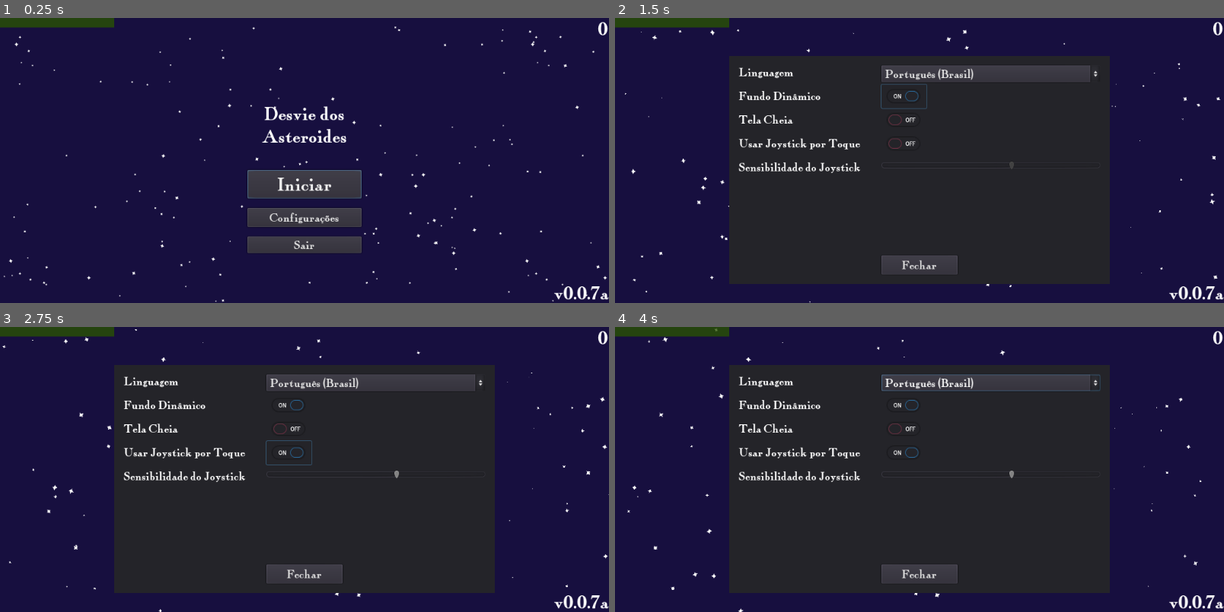
Above: before the commit, frames 1-4 (two rows, left to right).
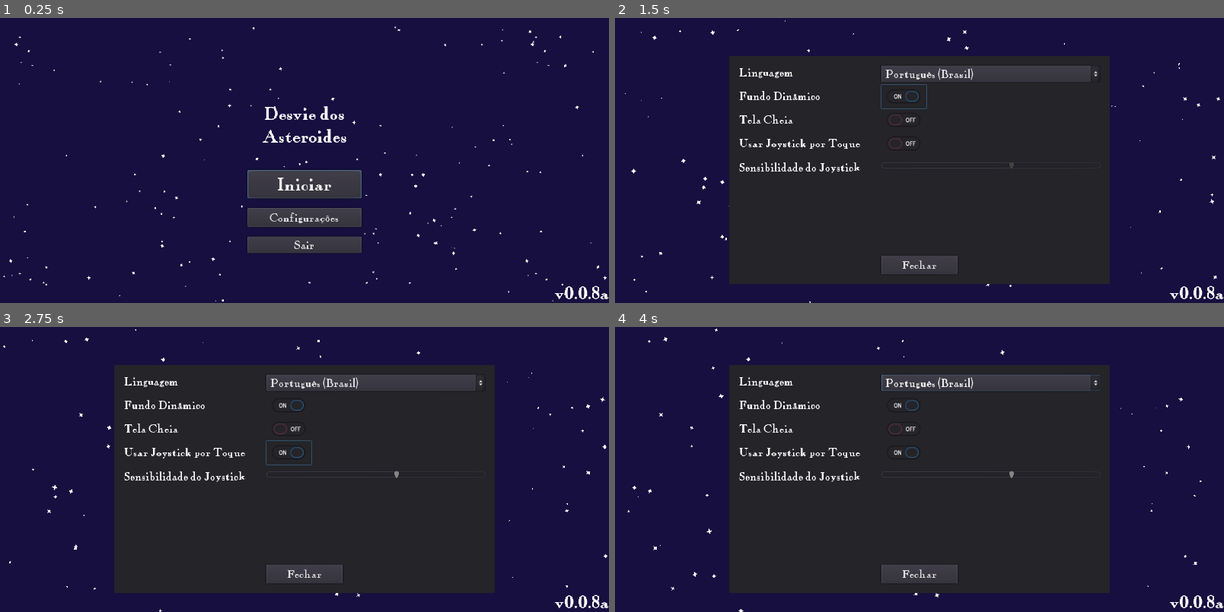
Above: after the commit, the same moments.

Repository: cao-ancap/asteroids
Game: Godot game, scene res://Game.tscn
Same seed, same stepped clock (60 frames per second), same inputs: the game is played once before the commit and once after it. Before the commit the project starts from res://GameScreen.tscn.
Inputs (mouse positions are in pixels of both pictures, inside the frame that each line leads up to):
- Up to frame 1 (0.25 s): no input
- Up to frame 2 (1.5 s): click "Configurações" at 0.5 s; click (901, 97) at 1.25 s
- Up to frame 3 (2.75 s): click (286, 452) at 2 s
- Up to frame 4 (4 s): click "Português (Brasil)" at 2.75 s; click "Fechar" at 3.5 s

The runs differ from the first frame. In frame 1, 1.7% of the frame differs, in the area x 0-100%, y 0-100%; in frame 2, 1.9%; in frame 3, 1.8%; in frame 4, 1.9%.

Commit message:
Corrigidos bugs e melhorada estrutura

Diff:
--- a/GameScreen.gd
+++ b/Game.gd
@@ -7,7 +7,7 @@
 
 
 func _ready():
-	$StarfieldParallax.start(world_speed)
+	config_dynamic_background()
 	$Player.joystick = $HUD/Joystick
 
 
@@ -18,15 +18,17 @@
 	$Player.start($StartPosition.position)
 	$StartTimer.start()
 	$HUD.update_score(score)
-	$HUD.show_message("Get Ready")
+	$HUD.show()
+	$Menu.show_message("Get Ready")
 	$BackgroundMusic.play()
 
 
 func game_over():
 	$ScoreTimer.stop()
 	$AsteroidTimer.stop()
-	$HUD.show_game_over()
+	$Menu.show_game_over()
 	$BackgroundMusic.stop()
+	$HUD.hide()
 
 
 func _on_ScoreTimer_timeout():
@@ -66,20 +68,30 @@
 
 
 func _on_Menu_configuration_opened():
-	$HUD/Config.show()
-	$HUD/Config/LanguageButton.grab_focus()
-	$HUD/StartButton.hide()
-	$HUD/ConfigurationButton.hide()
+	$Menu/Config.show()
+	$Menu/Config/LanguageButton.grab_focus()
+	$Menu/StartButton.hide()
+	$Menu/ConfigurationButton.hide()
 
 
 func _on_Config_hide():
-	$HUD/StartButton.show()
-	$HUD/ConfigurationButton.show()
-	$HUD/ConfigurationButton.grab_focus()
+	$Menu/StartButton.show()
+	$Menu/ConfigurationButton.show()
+	$Menu/ConfigurationButton.grab_focus()
+
+func _on_Config_joystick_changed():
+	$HUD.update_joystick()
 
 
-func _on_AdvancedMenu_dynamic_background_enabled(enabled):
-	if enabled:
+func _on_Config_sensitivity_changed():
+	$HUD.update_joystick_sensitivity()
+
+
+func _on_Config_dynamic_background_changed():
+	config_dynamic_background()
+
+func config_dynamic_background():
+	if Global.dynamic_background_enabled:
 		$Starfield.start(world_speed)
 		$StarfieldParallax.stop()
 	else:
--- /dev/null
+++ b/Game.tscn
@@ -0,0 +1,74 @@
+[gd_scene load_steps=11 format=2]
+
+[ext_resource path="res://Asteroid/Asteroid.tscn" type="PackedScene" id=1]
+[ext_resource path="res://Assets/Audio/heart_beat.ogg" type="AudioStream" id=2]
+[ext_resource path="res://StarField/StarfieldBackground.tscn" type="PackedScene" id=3]
+[ext_resource path="res://UI/HUD.tscn" type="PackedScene" id=4]
+[ext_resource path="res://Player/Player.tscn" type="PackedScene" id=5]
+[ext_resource path="res://UI/ConfigMenu.tscn" type="PackedScene" id=6]
+[ext_resource path="res://Game.gd" type="Script" id=7]
+[ext_resource path="res://StarField/StarField.tscn" type="PackedScene" id=8]
+[ext_resource path="res://UI/Menu.tscn" type="PackedScene" id=9]
+
+[sub_resource type="Curve2D" id=1]
+_data = {
+"points": PoolVector2Array( 0, 0, 0, 0, 192, -64, 0, 0, 0, 0, 1024, -64, 0, 0, 0, 0, 1024, 480, 0, 0, 0, 0, 192, 480 )
+}
+
+[node name="Game" type="Node"]
+script = ExtResource( 7 )
+asteroid_scene = ExtResource( 1 )
+
+[node name="StarfieldParallax" parent="." instance=ExtResource( 3 )]
+
+[node name="Starfield" parent="." instance=ExtResource( 8 )]
+emitting = false
+
+[node name="HUD" parent="." instance=ExtResource( 4 )]
+visible = false
+
+[node name="Player" parent="." instance=ExtResource( 5 )]
+
+[node name="AsteroidPath" type="Path2D" parent="."]
+position = Vector2( -166.769, 25.8824 )
+scale = Vector2( 1.20192, 1.02941 )
+curve = SubResource( 1 )
+
+[node name="AsteroidSpawnLocation" type="PathFollow2D" parent="AsteroidPath"]
+position = Vector2( 192, -64 )
+
+[node name="StartTimer" type="Timer" parent="."]
+wait_time = 2.0
+one_shot = true
+
+[node name="ScoreTimer" type="Timer" parent="."]
+
+[node name="AsteroidTimer" type="Timer" parent="."]
+wait_time = 0.7
+
+[node name="StartPosition" type="Position2D" parent="."]
+position = Vector2( 128, 240 )
+
+[node name="BackgroundMusic" type="AudioStreamPlayer" parent="."]
+stream = ExtResource( 2 )
+
+[node name="Menu" parent="." instance=ExtResource( 9 )]
+
+[node name="Config" parent="Menu" instance=ExtResource( 6 )]
+visible = false
+margin_left = -128.0
+margin_top = 0.0
+margin_right = 512.0
+margin_bottom = 384.0
+
+[connection signal="died" from="Player" to="." method="_on_Player_died"]
+[connection signal="hp_updated" from="Player" to="." method="_on_Player_hp_updated"]
+[connection signal="timeout" from="StartTimer" to="." method="_on_StartTimer_timeout"]
+[connection signal="timeout" from="ScoreTimer" to="." method="_on_ScoreTimer_timeout"]
+[connection signal="timeout" from="AsteroidTimer" to="." method="_on_AsteroidTimer_timeout"]
+[connection signal="configuration_opened" from="Menu" to="." method="_on_Menu_configuration_opened"]
+[connection signal="game_started" from="Menu" to="." method="_on_Menu_game_started"]
+[connection signal="dynamic_background_changed" from="Menu/Config" to="." method="_on_Config_dynamic_background_changed"]
+[connection signal="hide" from="Menu/Config" to="." method="_on_Config_hide"]
+[connection signal="joystick_changed" from="Menu/Config" to="." method="_on_Config_joystick_changed"]
+[connection signal="sensitivity_changed" from="Menu/Config" to="." method="_on_Config_sensitivity_changed"]
--- a/GameScreen.tscn
+++ /dev/null
@@ -1,69 +0,0 @@
-[gd_scene load_steps=10 format=2]
-
-[ext_resource path="res://Player/Player.tscn" type="PackedScene" id=1]
-[ext_resource path="res://Asteroid/Asteroid.tscn" type="PackedScene" id=2]
-[ext_resource path="res://GameScreen.gd" type="Script" id=3]
-[ext_resource path="res://UI/HUD.tscn" type="PackedScene" id=4]
-[ext_resource path="res://StarField/StarField.tscn" type="PackedScene" id=5]
-[ext_resource path="res://Assets/Audio/heart_beat.ogg" type="AudioStream" id=6]
-[ext_resource path="res://StarField/StarfieldBackground.tscn" type="PackedScene" id=7]
-[ext_resource path="res://UI/ConfigMenu.tscn" type="PackedScene" id=8]
-
-[sub_resource type="Curve2D" id=1]
-_data = {
-"points": PoolVector2Array( 0, 0, 0, 0, 192, -64, 0, 0, 0, 0, 1024, -64, 0, 0, 0, 0, 1024, 480, 0, 0, 0, 0, 192, 480 )
-}
-
-[node name="GameScreen" type="Node"]
-script = ExtResource( 3 )
-asteroid_scene = ExtResource( 2 )
-
-[node name="StarfieldParallax" parent="." instance=ExtResource( 7 )]
-
-[node name="Starfield" parent="." instance=ExtResource( 5 )]
-emitting = false
-
-[node name="HUD" parent="." instance=ExtResource( 4 )]
-
-[node name="Config" parent="HUD" instance=ExtResource( 8 )]
-visible = false
-margin_left = -128.0
-margin_top = 0.0
-margin_right = 512.0
-margin_bottom = 384.0
-
-[node name="Player" parent="." instance=ExtResource( 1 )]
-
-[node name="AsteroidPath" type="Path2D" parent="."]
-position = Vector2( -166.769, 25.8824 )
-scale = Vector2( 1.20192, 1.02941 )
-curve = SubResource( 1 )
-
-[node name="AsteroidSpawnLocation" type="PathFollow2D" parent="AsteroidPath"]
-position = Vector2( 192, -64 )
-
-[node name="StartTimer" type="Timer" parent="."]
-wait_time = 2.0
-one_shot = true
-
-[node name="ScoreTimer" type="Timer" parent="."]
-
-[node name="AsteroidTimer" type="Timer" parent="."]
-wait_time = 0.7
-
-[node name="StartPosition" type="Position2D" parent="."]
-position = Vector2( 128, 240 )
-
-[node name="BackgroundMusic" type="AudioStreamPlayer" parent="."]
-stream = ExtResource( 6 )
-
-[connection signal="configuration_opened" from="HUD" to="." method="_on_Menu_configuration_opened"]
-[connection signal="game_started" from="HUD" to="." method="_on_Menu_game_started"]
-[connection signal="dynamic_background_enabled" from="HUD/Config" to="." method="_on_AdvancedMenu_dynamic_background_enabled"]
-[connection signal="hide" from="HUD/Config" to="." method="_on_Config_hide"]
-[connection signal="sensitivity_changed" from="HUD/Config" to="HUD" method="_on_Config_sensitivity_changed"]
-[connection signal="died" from="Player" to="." method="_on_Player_died"]
-[connection signal="hp_updated" from="Player" to="." method="_on_Player_hp_updated"]
-[connection signal="timeout" from="StartTimer" to="." method="_on_StartTimer_timeout"]
-[connection signal="timeout" from="ScoreTimer" to="." method="_on_ScoreTimer_timeout"]
-[connection signal="timeout" from="AsteroidTimer" to="." method="_on_AsteroidTimer_timeout"]
--- a/Global.gd
+++ b/Global.gd
@@ -9,15 +9,25 @@
 const RAD_270_GRAUS := deg2rad(270)
 const RAD_315_GRAUS := deg2rad(315)
 
+const laguages := [
+	{"code": "pt_BR", "name": "Português (Brasil)"},
+	{"code": "en_US", "name": "English (United States)"}
+]
+
 onready var is_web := OS.get_name() == "HTML5"
 onready var has_joystick := not OS.get_name() in ["OSX", "Windows", "UWP", "X11"]
 
 var joystick_sensitivity := 60.0
-
+var dynamic_background_enabled := false
+var selected_laguage := 0
 
 func _ready():
 	randomize()
 
+func select_language(index: int):
+	if laguages.size() > index:
+		selected_laguage = index
+		TranslationServer.set_locale(laguages[index]["code"])
 
 func rand_signal() -> int:
 	return (randi() & 2) - 1
--- a/UI/ConfigMenu.gd
+++ b/UI/ConfigMenu.gd
@@ -1,31 +1,24 @@
 extends Control
 
-signal dynamic_background_enabled(enabled)
+signal dynamic_background_changed
+signal joystick_changed
 signal sensitivity_changed
-
-const laguages := [
-	{"code": "pt_BR", "name": "Português (Brasil)"},
-	{"code": "en_US", "name": "English (United States)"}
-]
 
 
 func _ready():
 	$JoystickButton.pressed = Global.has_joystick
-	update_joystick_status()
+	update_joystick_submenu_status()
 	$SensitivitySlider.value = Global.joystick_sensitivity
-	for laguage in laguages:
+	$BackgroundButton.pressed = Global.dynamic_background_enabled
+	$FullscreenButton.pressed = OS.window_fullscreen
+	for laguage in Global.laguages:
 		$LanguageButton.add_item(laguage["name"])
 
-	select_language(0)
+	Global.select_language(Global.selected_laguage)
 
 
 func _on_LanguageButton_item_selected(index: int):
-	select_language(index)
-
-
-func select_language(index: int):
-	if laguages.size() > index:
-		TranslationServer.set_locale(laguages[index]["code"])
+	Global.select_language(index)
 
 
 func _on_CloseButton_pressed():
@@ -33,14 +26,15 @@
 
 
 func _on_BackgroundButton_toggled(enabled: bool):
-	emit_signal("dynamic_background_enabled", enabled)
+	Global.dynamic_background_enabled = enabled
+	emit_signal("dynamic_background_changed")
 
 
 func _on_FullscreenButton_toggled(enabled: bool):
 	OS.window_fullscreen = enabled
 
 
-func update_joystick_status():
+func update_joystick_submenu_status():
 	if Global.has_joystick:
 		$SensitivitySlider.editable = true
 	else:
@@ -49,7 +43,8 @@
 
 func _on_JoystickButton_toggled(enabled: bool):
 	Global.has_joystick = enabled
-	update_joystick_status()
+	update_joystick_submenu_status()
+	emit_signal("joystick_changed")
 
 
 func _on_SensitivitySlider_value_changed(value):
--- a/UI/HUD.gd
+++ b/UI/HUD.gd
@@ -1,71 +1,23 @@
-extends Panel
-
-signal game_started
-signal configuration_opened
-
-const start_message := "Dodge the Asteroids"
+extends Control
 
 
 func _ready():
-	$MessageLabel.text = start_message
-	$StartButton.grab_focus()
-	$Joystick.sensitivity = Global.joystick_sensitivity
-	if Global.is_web:
-		$ExitButton.hide()
-	else:
-		$ExitButton.show()
-
-
-func show_message(text: String):
-	$MessageLabel.text = text
-	$MessageLabel.show()
-	$MessageTimer.start()
-
-
-func show_game_over():
-	show_message("Game Over")
-	yield($MessageTimer, "timeout")
-	$MessageLabel.text = start_message
-	$MessageLabel.show()
-	$Joystick.hide()
-	yield(get_tree().create_timer(1), "timeout")
-	$StartButton.show()
-	$ConfigurationButton.show()
-	$ExitButton.show()
-	$VersionLabel.show()
-	$HPBar.hide()
+	update_joystick()
+	update_joystick_sensitivity()
 
 
 func update_score(score: int):
 	$ScoreLabel.text = str(score)
 
 
-func _on_StartButton_pressed():
-	$StartButton.hide()
-	$VersionLabel.hide()
-	$ConfigurationButton.hide()
-	$ExitButton.hide()
-	$HPBar.show()
-	if Global.has_joystick:
-		$Joystick.show()
-	emit_signal("game_started")
-
-
-func _on_MessageTimer_timeout():
-	$MessageLabel.hide()
-
-
 func set_hp_value(hp: int):
 	$HPBar.value = hp
 
+func update_joystick():
+	if Global.has_joystick:
+		$Joystick.show()
+	else:
+		$Joystick.hide()
 
-func _on_ConfigurationButton_pressed():
-	emit_signal("configuration_opened")
-
-
-func _on_ExitButton_pressed():
-	get_tree().quit()
-
-
-func _on_Config_sensitivity_changed():
+func update_joystick_sensitivity():
 	$Joystick.sensitivity = Global.joystick_sensitivity
--- a/UI/HUD.tscn
+++ b/UI/HUD.tscn
@@ -1,92 +1,38 @@
-[gd_scene load_steps=7 format=2]
+[gd_scene load_steps=5 format=2]
 
 [ext_resource path="res://UI/HUD.gd" type="Script" id=1]
-[ext_resource path="res://Assets/Fonts/FairfaxStationNF20.tres" type="DynamicFont" id=2]
 [ext_resource path="res://UI/Joystick.tscn" type="PackedScene" id=3]
 
-[sub_resource type="StyleBoxEmpty" id=1]
+[sub_resource type="StyleBoxFlat" id=1]
+bg_color = Color( 0, 0.501961, 0, 0.501961 )
 
 [sub_resource type="StyleBoxFlat" id=2]
-bg_color = Color( 0, 0.501961, 0, 0.501961 )
-
-[sub_resource type="StyleBoxFlat" id=3]
 bg_color = Color( 0.501961, 0, 0, 0.501961 )
 
-[node name="HUD" type="Panel"]
-margin_left = 320.0
-margin_top = 64.0
-margin_right = 704.0
-margin_bottom = 449.0
-custom_styles/panel = SubResource( 1 )
+[node name="HUD" type="Control"]
 script = ExtResource( 1 )
 __meta__ = {
 "_edit_use_anchors_": false
 }
 
 [node name="Joystick" parent="." instance=ExtResource( 3 )]
-visible = false
-position = Vector2( -192, 320 )
+position = Vector2( 72, 408 )
 
 [node name="ScoreLabel" type="Label" parent="."]
-margin_left = 448.0
-margin_top = -64.0
-margin_right = 702.0
+margin_left = 760.0
+margin_right = 1014.0
+margin_bottom = 64.0
 text = "0"
 align = 2
 __meta__ = {
 "_edit_use_anchors_": false
 }
 
-[node name="MessageLabel" type="Label" parent="."]
-margin_left = 96.0
-margin_top = 64.0
-margin_right = 288.0
-margin_bottom = 168.0
-grow_horizontal = 2
-align = 1
-valign = 1
-autowrap = true
-__meta__ = {
-"_edit_use_anchors_": false
-}
-
-[node name="StartButton" type="Button" parent="."]
-anchor_left = 0.5
-anchor_top = 0.5
-anchor_right = 0.5
-anchor_bottom = 0.5
-margin_left = -96.0
-margin_top = -0.5
-margin_right = 96.0
-margin_bottom = 47.5
-grow_horizontal = 2
-text = "Start"
-__meta__ = {
-"_edit_use_anchors_": false
-}
-
-[node name="MessageTimer" type="Timer" parent="."]
-one_shot = true
-
-[node name="VersionLabel" type="Label" parent="."]
-margin_left = 576.0
-margin_top = 352.0
-margin_right = 704.0
-margin_bottom = 416.0
-text = "v0.0.7a"
-align = 2
-valign = 2
-__meta__ = {
-"_edit_use_anchors_": false
-}
-
 [node name="HPBar" type="ProgressBar" parent="."]
-margin_left = -320.0
-margin_top = -64.0
-margin_right = -128.0
-margin_bottom = -48.0
-custom_styles/fg = SubResource( 2 )
-custom_styles/bg = SubResource( 3 )
+margin_right = 192.0
+margin_bottom = 16.0
+custom_styles/fg = SubResource( 1 )
+custom_styles/bg = SubResource( 2 )
 max_value = 10.0
 step = 1.0
 value = 10.0
@@ -94,27 +40,3 @@
 __meta__ = {
 "_edit_use_anchors_": false
 }
-
-[node name="ConfigurationButton" type="Button" parent="."]
-margin_left = 96.0
-margin_top = 256.0
-margin_right = 288.0
-margin_bottom = 288.0
-custom_fonts/font = ExtResource( 2 )
-text = "Configurations"
-__meta__ = {
-"_edit_use_anchors_": false
-}
-
-[node name="ExitButton" type="Button" parent="."]
-margin_left = 96.0
-margin_top = 304.0
-margin_right = 288.0
-margin_bottom = 332.0
-custom_fonts/font = ExtResource( 2 )
-text = "Exit"
-
-[connection signal="pressed" from="StartButton" to="." method="_on_StartButton_pressed"]
-[connection signal="timeout" from="MessageTimer" to="." method="_on_MessageTimer_timeout"]
-[connection signal="pressed" from="ConfigurationButton" to="." method="_on_ConfigurationButton_pressed"]
-[connection signal="pressed" from="ExitButton" to="." method="_on_ExitButton_pressed"]
--- /dev/null
+++ b/UI/Menu.gd
@@ -0,0 +1,57 @@
+extends Panel
+
+signal game_started
+signal configuration_opened
+
+const start_message := "Dodge the Asteroids"
+
+
+func _ready():
+	$MessageLabel.text = start_message
+	$StartButton.grab_focus()
+	show_exit_button()
+
+func show_exit_button():
+	if Global.is_web:
+		$ExitButton.hide()
+	else:
+		$ExitButton.show()
+
+
+func show_message(text: String):
+	$MessageLabel.text = text
+	$MessageLabel.show()
+	$MessageTimer.start()
+
+
+func show_game_over():
+	show_message("Game Over")
+	yield($MessageTimer, "timeout")
+	$MessageLabel.text = start_message
+	$MessageLabel.show()
+	yield(get_tree().create_timer(1), "timeout")
+	$StartButton.show()
+	$ConfigurationButton.show()
+	$VersionLabel.show()
+	show_exit_button()
+
+
+func _on_StartButton_pressed():
+	$StartButton.hide()
+	$ConfigurationButton.hide()
+	$ExitButton.hide()
+	$VersionLabel.hide()
+	emit_signal("game_started")
+
+
+func _on_MessageTimer_timeout():
+	$MessageLabel.hide()
+
+
+
+func _on_ConfigurationButton_pressed():
+	emit_signal("configuration_opened")
+
+
+func _on_ExitButton_pressed():
+	get_tree().quit()
--- /dev/null
+++ b/UI/Menu.tscn
@@ -0,0 +1,87 @@
+[gd_scene load_steps=4 format=2]
+
+[ext_resource path="res://UI/Menu.gd" type="Script" id=1]
+[ext_resource path="res://Assets/Fonts/FairfaxStationNF20.tres" type="DynamicFont" id=2]
+
+[sub_resource type="StyleBoxEmpty" id=1]
+
+[node name="Menu" type="Panel"]
+margin_left = 320.0
+margin_top = 64.0
+margin_right = 704.0
+margin_bottom = 449.0
+custom_styles/panel = SubResource( 1 )
+script = ExtResource( 1 )
+__meta__ = {
+"_edit_use_anchors_": false
+}
+
+[node name="VersionLabel" type="Label" parent="."]
+margin_left = 576.0
+margin_top = 352.0
+margin_right = 704.0
+margin_bottom = 416.0
+text = "v0.0.8a"
+align = 2
+valign = 2
+__meta__ = {
+"_edit_use_anchors_": false
+}
+
+[node name="MessageLabel" type="Label" parent="."]
+margin_left = 96.0
+margin_top = 64.0
+margin_right = 288.0
+margin_bottom = 168.0
+grow_horizontal = 2
+align = 1
+valign = 1
+autowrap = true
+__meta__ = {
+"_edit_use_anchors_": false
+}
+
+[node name="MessageTimer" type="Timer" parent="."]
+one_shot = true
+
+[node name="StartButton" type="Button" parent="."]
+anchor_left = 0.5
+anchor_top = 0.5
+anchor_right = 0.5
+anchor_bottom = 0.5
+margin_left = -96.0
+margin_top = -0.5
+margin_right = 96.0
+margin_bottom = 47.5
+grow_horizontal = 2
+text = "Start"
+__meta__ = {
+"_edit_use_anchors_": false
+}
+
+[node name="ConfigurationButton" type="Button" parent="."]
+margin_left = 96.0
+margin_top = 256.0
+margin_right = 288.0
+margin_bottom = 288.0
+custom_fonts/font = ExtResource( 2 )
+text = "Configurations"
+__meta__ = {
+"_edit_use_anchors_": false
+}
+
+[node name="ExitButton" type="Button" parent="."]
+margin_left = 96.0
+margin_top = 304.0
+margin_right = 288.0
+margin_bottom = 332.0
+custom_fonts/font = ExtResource( 2 )
+text = "Exit"
+__meta__ = {
+"_edit_use_anchors_": false
+}
+
+[connection signal="timeout" from="MessageTimer" to="." method="_on_MessageTimer_timeout"]
+[connection signal="pressed" from="StartButton" to="." method="_on_StartButton_pressed"]
+[connection signal="pressed" from="ConfigurationButton" to="." method="_on_ConfigurationButton_pressed"]
+[connection signal="pressed" from="ExitButton" to="." method="_on_ExitButton_pressed"]
--- a/project.godot
+++ b/project.godot
@@ -11,7 +11,7 @@
 [application]
 
 config/name="Asteroids"
-run/main_scene="res://GameScreen.tscn"
+run/main_scene="res://Game.tscn"
 config/icon="res://Assets/Images/Ships/ship.png"
 
 [autoload]
@@ -26,7 +26,7 @@
 
 window/size/height=480
 window/vsync/vsync_via_compositor=true
-window/stretch/mode="viewport"
+window/stretch/mode="2d"
 window/stretch/aspect="keep"
 
 [gui]
@@ -96,6 +96,7 @@
 [rendering]
 
 quality/driver/fallback_to_gles2=true
+2d/snapping/use_gpu_pixel_snap=true
 threads/thread_model=2
 environment/default_clear_color=Color( 0.0941176, 0.0627451, 0.25098, 1 )
 quality/dynamic_fonts/use_oversampling=false
